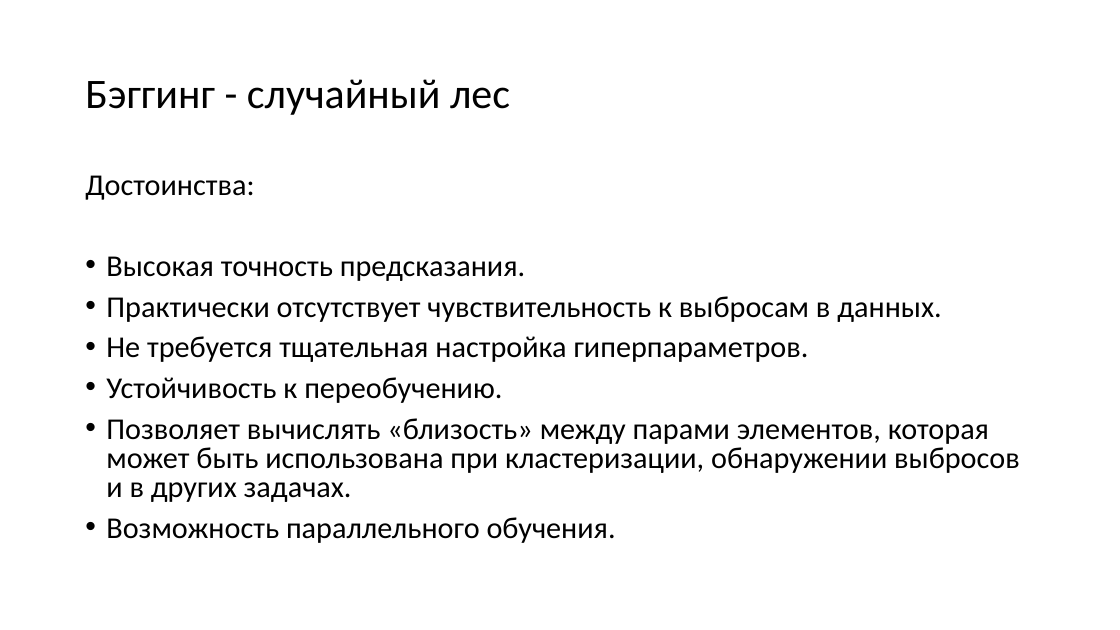
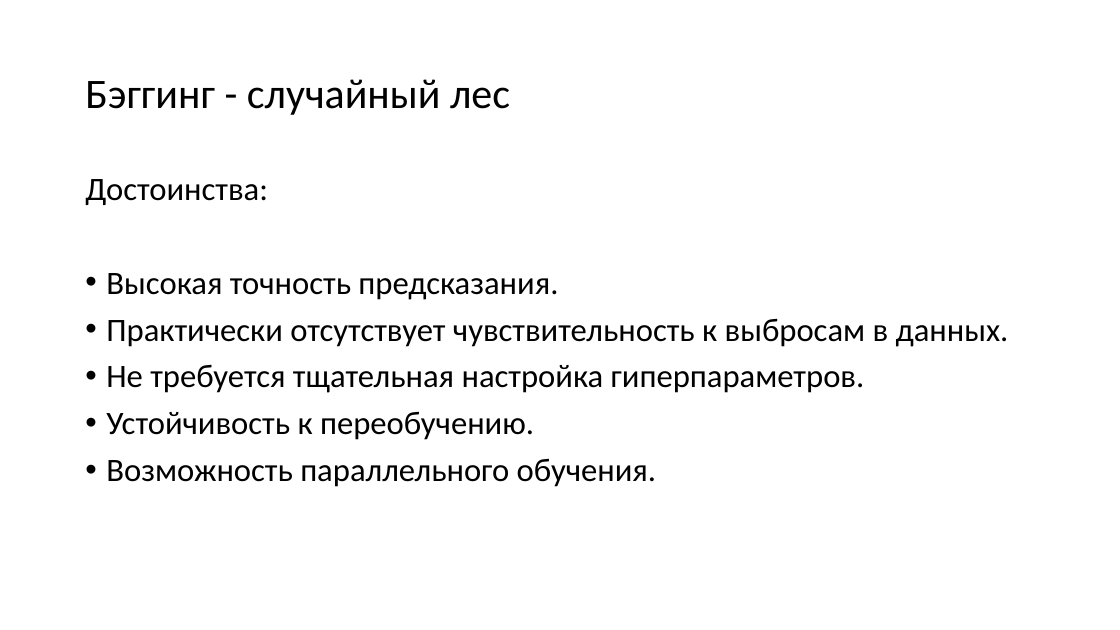
Before and after one commit to mosalov/AI_main_lectures, a slide deck: slide 22 of Лекция 9 10_03_2021.pptx. Drawn at 1120x630 pixels with LibreOffice and Linux fonts; fonts in the diff are those of the drawing. Boxes give left, top, right and bottom in pixels: in the first picture for what was removed or moved away, otherwise in the second. Text is boxed around its words. In the diff, an @@ line names an element or a change of style, - is before the commit and + after.

```diff
--- a/Лекция 9 10_03_2021.pptx
+++ b/Лекция 9 10_03_2021.pptx
@@ text "Достоинства:" at (85,179,1009,487): size 25.9 to 28 pt; line spacing 0.8 to 0.9 @@
@@ text at (106,418,1020,502): paragraph removed @@
-• Позволяет вычислять «близость» между парами элементов, которая может быть использована при кластеризации, обнаружении выбросов и в других задачах.
```
Also in this commit, not shown: 2 other slides changed.
